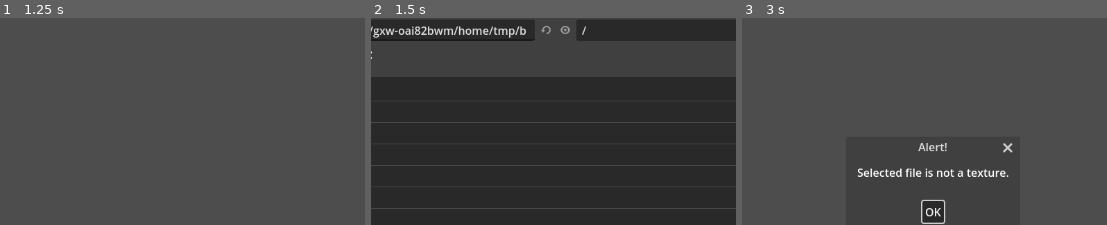
Above: before the commit, frames 1-3 (left to right).
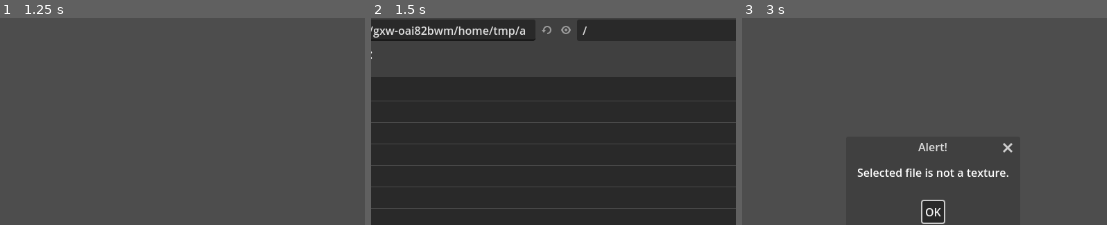
Above: after the commit, the same moments.

Repository: burakyucel07/angelcode-fnt-generator
Game: Godot game, scene res://scenes/main/main.tscn
Same seed, same stepped clock (60 frames per second), same inputs: the game is played once before the commit and once after it.
Inputs (mouse positions are % of the whole screen's width and height, from its top left):
- Up to frame 1 (1.25 s): click (89, 21) at 0.52 s; type "Alex" at 0.6 s
- Up to frame 2 (1.5 s): click "Load an Image" at 1.25 s
- Up to frame 3 (3 s): click (29, 86) at 2.02 s; type "12" at 2.1 s; click "OK" at 2.75 s
The pictures show only the part of the screen within x 19-69%, y 12-62%; the shares and areas given below are measured in that part.

Frame 1 is identical in both runs. In frame 2, 0.2% of the frame differs, in the area x 40-60%, y 3-9%; in frame 3, nothing differs.

Commit message:
Mouse-click select, display all selection boxes

Diff:
--- a/components/font_image/font_image.gd
+++ b/components/font_image/font_image.gd
@@ -1,9 +1,10 @@
-extends Sprite2D
+extends TextureRect
 
 
 const CHAR_SEPARATOR_COLOR: Color = Color(0, 1.0, 0, 0.5)
 const CHAR_BASE_COLOR: Color = Color(1.0, 0, 0, 0.5)
-const LETTER_SELECTION_COLOR: Color = Color(1.0, 1.0, 1.0, 0.5)
+const LETTER_BOX_COLOR := Color(1.0, 1.0, 1.0, 0.25)
+const LETTER_SELECTION_COLOR := Color(1.0, 1.0, 1.0, 0.5)
 
 const MIN_ZOOM_AMOUNT: int = 1
 const MAX_ZOOM_AMOUNT: int = 20
@@ -17,10 +18,12 @@
 var is_mouse_pressed: bool = false
 
 var char_counts: Vector2 = Vector2(1, 1)
-var letter_indices: Vector2 = Vector2(0, 0)
+var letter_indices := Vector2i(0, 0)
 var char_dimensions: Vector2 = Vector2(1, 1)
 
 var current_char_advance: int = 0
+
+@onready var camera = $"../MainCamera"
 
 
 func set_current_letter(index: int) -> void:
@@ -30,7 +33,7 @@
 	queue_redraw()
 
 
-func _input(event: InputEvent) -> void:
+func _unhandled_input(event: InputEvent) -> void:
 	_handle_image_controls(event)
 
 
@@ -52,7 +55,7 @@
 					is_mouse_pressed = event.pressed
 
 	if event is InputEventMouseMotion and is_mouse_pressed:
-		position += event.relative
+		camera.position -= event.relative
 
 
 func _draw() -> void:
@@ -64,13 +67,27 @@
 	_draw_base_line()
 
 
+func _gui_input(event: InputEvent) -> void:
+	if event is InputEventMouseButton:
+		if event.button_index == MOUSE_BUTTON_LEFT and event.pressed:
+			letter_indices.x = event.position.x / char_dimensions.x
+			letter_indices.y = event.position.y / char_dimensions.y
+			get_parent().user_interface.set_current_char_index(letter_indices.y * char_counts.x + letter_indices.x)
+			queue_redraw()
+
+
 func _draw_letter_selection():
-	draw_rect(Rect2(
-		draw_from.x + (char_dimensions.x * letter_indices.x),
-		draw_from.y + (char_dimensions.y * letter_indices.y),
-		current_char_advance,
-		char_dimensions.y
-	), LETTER_SELECTION_COLOR)
+	for j in range(char_counts.y):
+		for i in range(char_counts.x):
+			var color = LETTER_BOX_COLOR
+			if letter_indices == Vector2i(i, j):
+				color = LETTER_SELECTION_COLOR
+			draw_rect(Rect2(
+				draw_from.x + (char_dimensions.x * i),
+				draw_from.y + (char_dimensions.y * j),
+				get_parent().user_interface.advance_infos[i + j * char_counts.x],
+				char_dimensions.y
+			), color)
 
 
 func _draw_base_line():
@@ -84,7 +101,7 @@
 				draw_from.x + texture_dimensions.x,
 				draw_from.y + (char_dimensions.y * i) + base_offset
 			),
-			CHAR_BASE_COLOR
+			CHAR_BASE_COLOR,
 		)
 
 
@@ -134,8 +151,7 @@
 
 	texture_dimensions = texture.get_size()
 
-	draw_from.x = -(texture_dimensions.x / 2)
-	draw_from.y = -(texture_dimensions.y / 2)
+	pivot_offset = texture_dimensions / 2
 
 	char_counts.x = get_horizontal_char_count()
 	char_counts.y = get_vertical_char_count()
--- a/components/font_image/font_image.tscn
+++ b/components/font_image/font_image.tscn
@@ -2,6 +2,6 @@
 
 [ext_resource type="Script" path="res://components/font_image/font_image.gd" id="2"]
 
-[node name="FontImage" type="Sprite2D"]
+[node name="FontImage" type="TextureRect"]
 texture_filter = 1
 script = ExtResource("2")
--- a/components/main_camera/main_camera.tscn
+++ b/components/main_camera/main_camera.tscn
@@ -1,7 +1,3 @@
 [gd_scene format=3 uid="uid://du4stbhogas0i"]
 
 [node name="MainCamera" type="Camera2D"]
-limit_left = 5000
-limit_top = 5000
-limit_right = 5000
-limit_bottom = 5000
--- a/components/user_interface/user_interface.gd
+++ b/components/user_interface/user_interface.gd
@@ -251,21 +251,18 @@
 
 
 func _on_prev_char_button_pressed() -> void:
-	current_char_index = max(0, current_char_index - 1)
-	current_char_index = min((char_counts.x * char_counts.y) - 1, current_char_index)
+	set_current_char_index(current_char_index - 1)
+
+
+func _on_next_char_button_pressed() -> void:
+	set_current_char_index(current_char_index + 1)
+
+
+## Set the selected character index
+func set_current_char_index(index: int) -> void:
+	current_char_index = clamp(index, 0, (char_counts.x * char_counts.y) - 1)
 	selected_char_index_changed.emit(current_char_index, advance_infos[current_char_index])
-
 	current_char_edit.text = str(current_char_index)
-
-	_update_current_visible_char()
-
-
-func _on_next_char_button_pressed() -> void:
-	current_char_index = min((char_counts.x * char_counts.y) - 1, current_char_index + 1)
-	selected_char_index_changed.emit(current_char_index, advance_infos[current_char_index])
-
-	current_char_edit.text = str(current_char_index)
-
 	_update_current_visible_char()
 
 
--- a/components/user_interface/user_interface.tscn
+++ b/components/user_interface/user_interface.tscn
@@ -146,6 +146,7 @@
 [node name="SpaceFill" type="MarginContainer" parent="."]
 layout_mode = 2
 size_flags_horizontal = 3
+mouse_filter = 2
 
 [node name="RightSide" type="VBoxContainer" parent="."]
 layout_mode = 2
--- a/scenes/main/main.tscn
+++ b/scenes/main/main.tscn
@@ -9,14 +9,8 @@
 script = ExtResource("1")
 
 [node name="FontImage" parent="." instance=ExtResource("3")]
-position = Vector2(378, 243)
 
-[node name="MainCamera" parent="FontImage" instance=ExtResource("2")]
-offset = Vector2(900, 0)
-limit_left = 0
-limit_top = 0
-limit_right = 0
-limit_bottom = 0
+[node name="MainCamera" parent="." instance=ExtResource("2")]
 
 [node name="Controls" type="CanvasLayer" parent="."]
 
